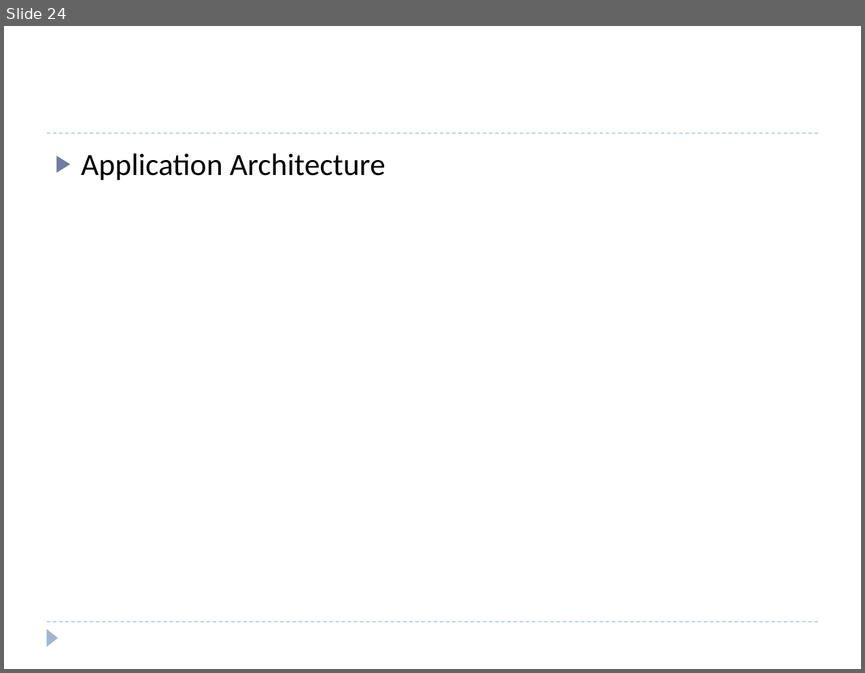
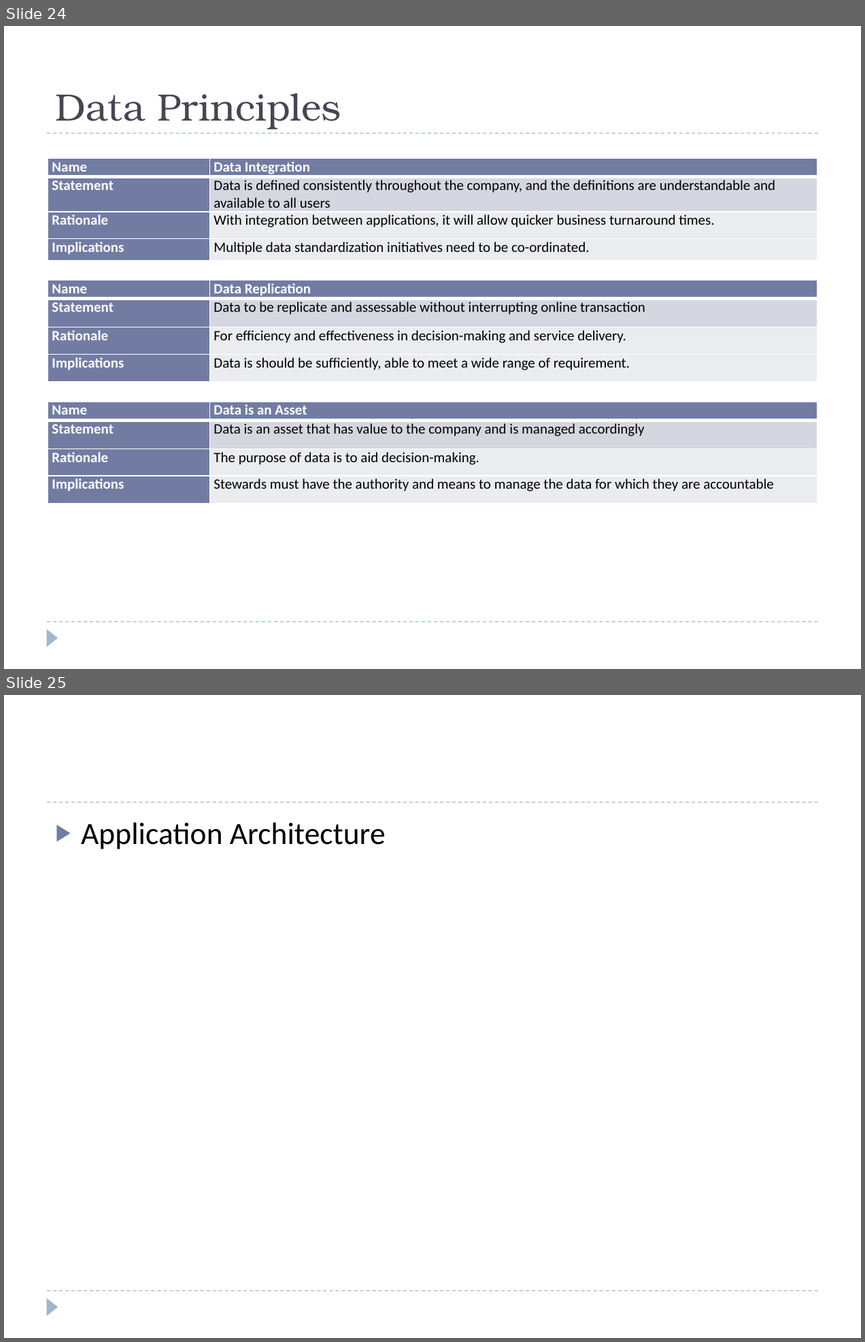
Before and after one commit to windieccf/t1-shipping, a slide deck: Enterprise Architech Presentation.pptx. Shown one above the other, each under a label of ours: slide 24 before the commit, slides 24 and 25 after it. The pictures are 865x673 and 865x1342 pixels, drawn with LibreOffice and Linux fonts; fonts in the diff are those of the drawing. Boxes give left, top, right and bottom in pixels: in the first picture for what was removed or moved away, otherwise in the second. Text is boxed around its words. In the diff, an @@ line names an element or a change of style, - is before the commit and + after.

```diff
--- a/Enterprise Architech Presentation.pptx
+++ b/Enterprise Architech Presentation.pptx
@@ slide 24 added at box(4, 26, 861, 669), background #FFFFFF; not listed: 3 template elements that a slide beside it also shows @@
@@ title added at box(56, 93, 341, 129), 32 pt, text #464653 @@
+Data Principles
@@ table added at box(48, 159, 817, 261), 4 rows, 2 columns @@
+Name | Data Integration
+Statement | Data is defined consistently throughout the company, and the definitions are understandable and available to all users
+Rationale | With integration between applications, it will allow quicker business turnaround times.
+Implications | Multiple data standardization initiatives need to be co-ordinated.
@@ table added at box(48, 280, 817, 382), 4 rows, 2 columns @@
+Name | Data Replication
+Statement | Data to be replicate and assessable without interrupting online transaction
+Rationale | For efficiency and effectiveness in decision-making and service delivery.
+Implications | Data is should be sufficiently, able to meet a wide range of requirement.
@@ table added at box(48, 401, 817, 510), 4 rows, 2 columns @@
+Name | Data is an Asset
+Statement | Data is an asset that has value to the company and is managed accordingly
+Rationale | The purpose of data is to aid decision-making.
+Implications | Stewards must have the authority and means to manage the data for which they are accountable
@@ what was slide 24 is now slide 25 @@
```
Also in this commit, not shown: 9 slides changed.
